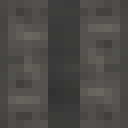
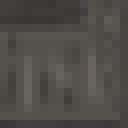
Revision of a layered 128 × 128 image; what changed, layer by layer:
added layer "NW corner wall" above "NE corner wall" over [0, 0, 128, 128]
hid "Layer 4" over [0, 0, 128, 128]
